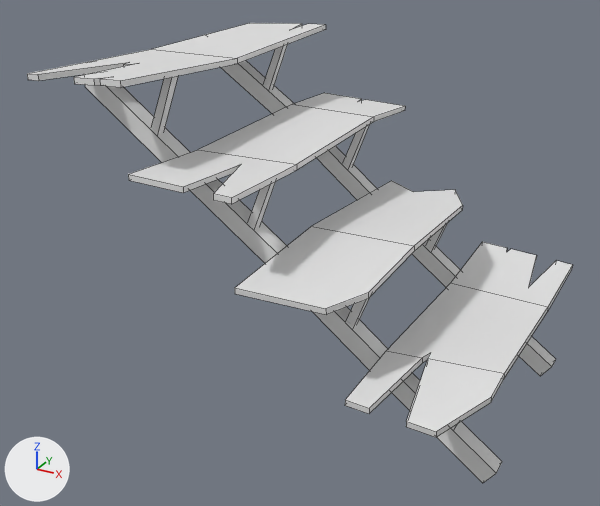
The FBX model Assets/Models/Terrain/stairs.fbx, before and after one commit.
One viewpoint serves both versions: a 50 mm camera at (3.83, -7.72, 4.82) aimed at (-0.25, -0.3, 1.11). Every picture has the same lights, and +X, +Y and +Z are marked at lower left. Mesh edges are drawn as thin lines.
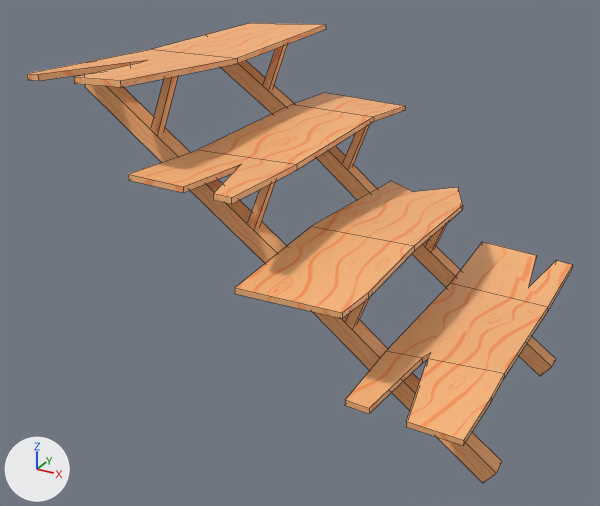
Edits to the scene script, one JSON object a line:
```json
{"op": "add", "block": "img_wood_texture_png", "code": ["img_wood_texture_png = load_image('wood_texture.png', '../../Textures/Terrain/wood_texture.png', 1024, 1024, 'sRGB')"]}
{"op": "add", "block": "mat_material", "code": ["mat_material = principled_material('Material')", "mat_material.texture = img_wood_texture_png"]}
{"block": "me_cube_009", "where": "# used by ob_cube_008; location = (0.0, 0.0, 0.0)"}
{"block": "me_cube_009", "where": "# verts and faces of me_cube_009; kept vertices keep their numbers, new ones are numbered from 224"}
{"block": "me_cube_009", "where": "# before: 139 (0.94, -2.0, 1.49) at pixel (325, 308), 199 (0.94, -2.0, 1.43) at pixel (326, 314)"}
{"block": "me_cube_009", "where": "# before: 149 (2.01, -2.0, 0.58) at pixel (436, 431), 209 (2.01, -1.99, 0.52) at pixel (436, 437)"}
{"op": "remove", "block": "me_cube_009", "code": "me_cube_009.from_pydata(...)  # 224 vertices, 166 faces; spans x -2.32..2.38, y -2.0..2.0, z -0.44..3.25"}
{"op": "add", "block": "me_cube_009", "code": "me_cube_009.from_pydata(...)  # 200 vertices, 154 faces; spans x -2.32..2.38, y -2.0..2.0, z -0.44..3.25"}
{"block": "me_cube_009", "change": "me_cube_009 part 1"}
{"block": "me_cube_009", "change": "24 vertices are removed from x -1.49..1.52, y -2.0..2.0, z 0.58..3.24"}
{"block": "me_cube_009", "change": "24 faces are deleted"}
{"block": "me_cube_009", "change": "4 vertices move from x -1.8..0.86, y -1.17..1.61, z 1.4..3.19 to x -1.81..0.86, y -0.78..1.72, z 1.4..3.17"}
{"block": "me_cube_009", "change": "12 new faces join them"}
{"block": "me_cube_009", "change": "me_cube_009 part 2"}
{"op": "add", "block": "me_cube_009", "code": "verts[139] = (1.1, -2.0, 1.49)  # moved, pixel (342, 312)"}
{"op": "add", "block": "me_cube_009", "code": "verts[199] = (1.1, -2.0, 1.43)  # moved, pixel (342, 318)"}
{"block": "me_cube_009", "change": "me_cube_009 part 3"}
{"op": "add", "block": "me_cube_009", "code": "verts[149] = (2.25, -2.0, 0.58)  # moved, pixel (463, 440)"}
{"op": "add", "block": "me_cube_009", "code": "verts[209] = (2.25, -1.99, 0.52)  # moved, pixel (463, 445)"}
{"block": "me_cube_009", "change": "me_cube_009 part 4: 142 faces spanning x -2.32..2.38, y -2.0..2.0, z -0.44..3.25 switch from no material to mat_material (picture img_wood_texture_png)"}
```

Changed parts and their boxes (x1, y1, x2, y2) in the pictures (600 x 506 px; the box of a moved part takes in the faces that stretch with it):
```json
{"part": 1, "of": "me_cube_009", "change": "cut back", "before": [28, 23, 572, 307], "after": [28, 23, 572, 307]}
{"part": 2, "of": "me_cube_009", "change": "moved or reshaped", "before": [235, 227, 414, 315], "after": [235, 227, 414, 319]}
{"part": 3, "of": "me_cube_009", "change": "moved or reshaped", "before": [406, 359, 504, 437], "after": [406, 359, 504, 446]}
{"part": 4, "of": "me_cube_009", "change": "recoloured", "before": [27, 25, 573, 483], "after": [27, 25, 573, 483], "on screen": "white to orange"}
```
